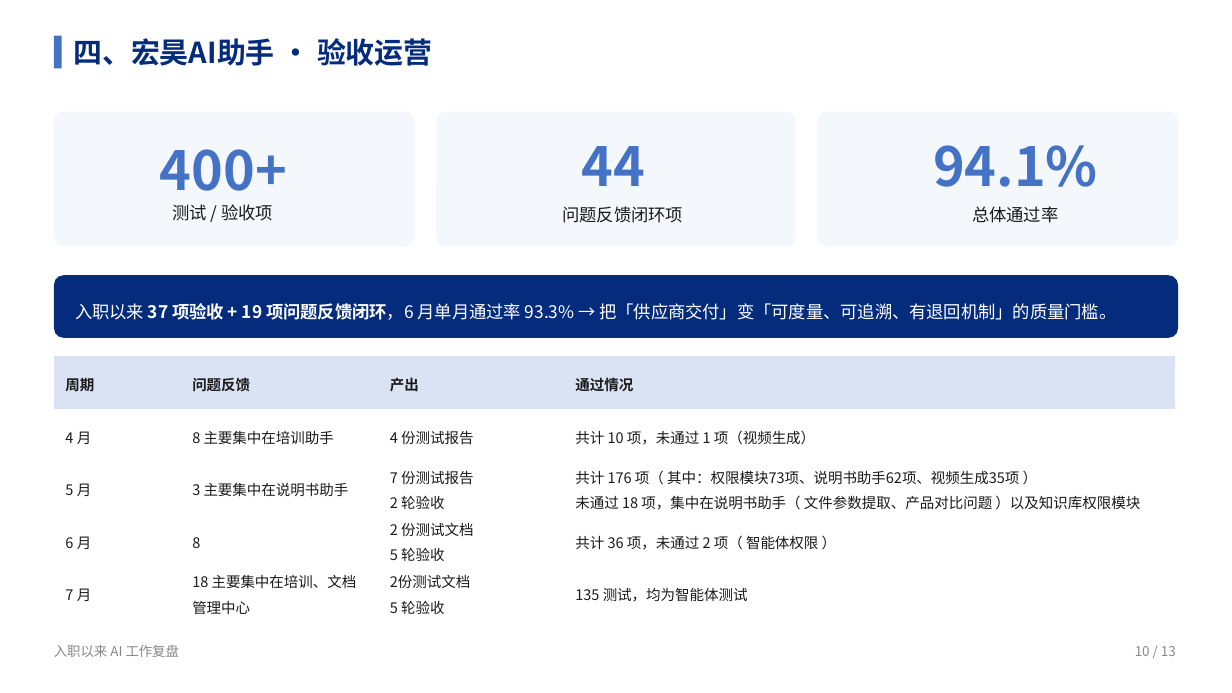
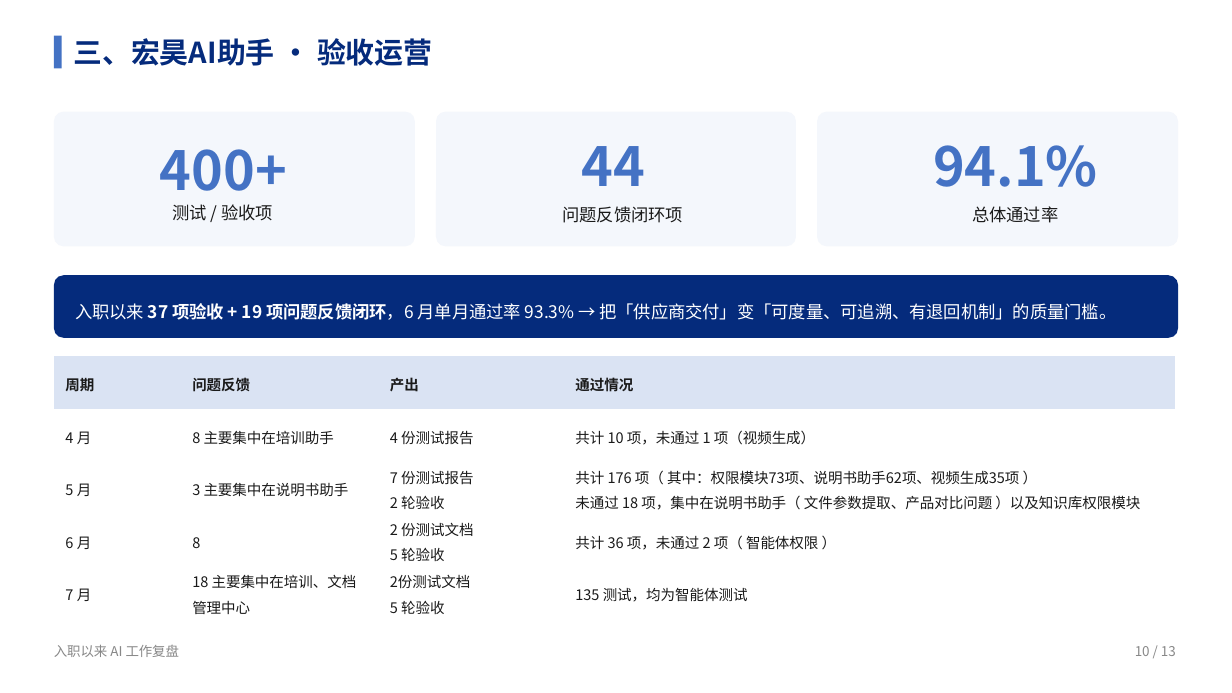
Before and after one commit to liellaaaaa/lw, a slide deck: slide 5 of PPT/入职以来AI工作复盘/入职以来AI工作复盘.pptx (slide 6 before the commit). Drawn at 1232x693 pixels with LibreOffice and Linux fonts; fonts in the diff are those of the drawing. Boxes give left, top, right and bottom in pixels: in the first picture for what was removed or moved away, otherwise in the second. Text is boxed around its words. In the diff, an @@ line names an element or a change of style, - is before the commit and + after.

```diff
--- a/PPT/入职以来AI工作复盘/入职以来AI工作复盘.pptx
+++ b/PPT/入职以来AI工作复盘/入职以来AI工作复盘.pptx
@@ text at box(73, 38, 433, 66): text changed @@
-四、宏昊AI助手 · 验收运营
+三、宏昊AI助手 · 验收运营
```
Also in this commit, not shown: 3 other slides changed, 1 slide removed, 1 other file.
